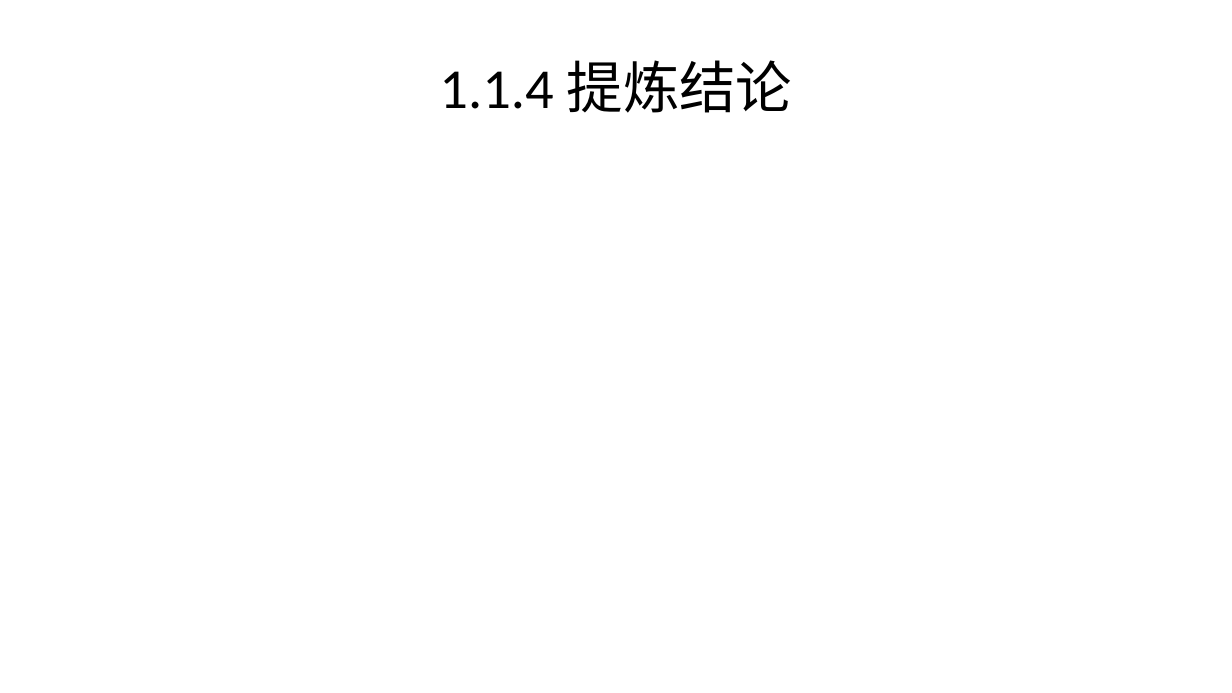
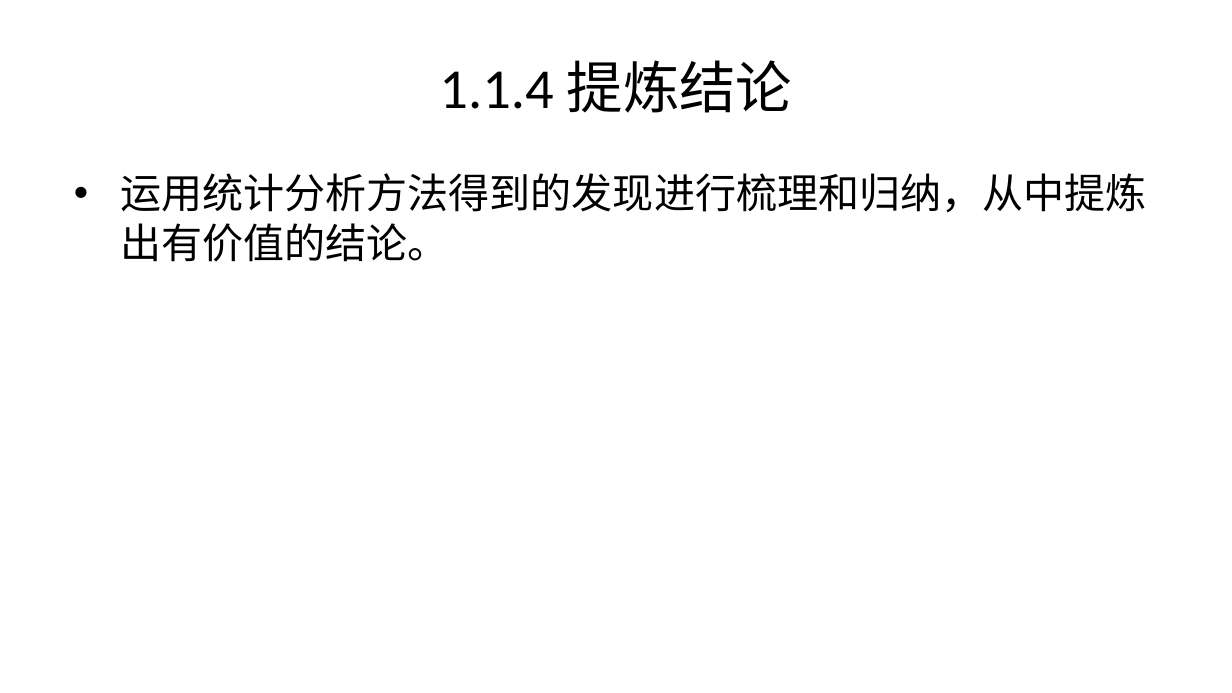
Before and after one commit to lizongzhang/excelstat, a slide deck: slide 9 of docs/chap1_slide.pptx (slide 8 before the commit). Drawn at 1232x693 pixels with LibreOffice and Linux fonts; fonts in the diff are those of the drawing. Boxes give left, top, right and bottom in pixels: in the first picture for what was removed or moved away, otherwise in the second. Text is boxed around its words. In the diff, an @@ line names an element or a change of style, - is before the commit and + after.

```diff
--- a/docs/chap1_slide.pptx
+++ b/docs/chap1_slide.pptx
@@ text added at <box>120,173,1147,262</box>, 24 pt, text #000000 @@
+• 运用统计分析方法得到的发现进行梳理和归纳，从中提炼出有价值的结论。
```
Also in this commit, not shown: 3 other slides changed, 4 slides added, 39 other files.
